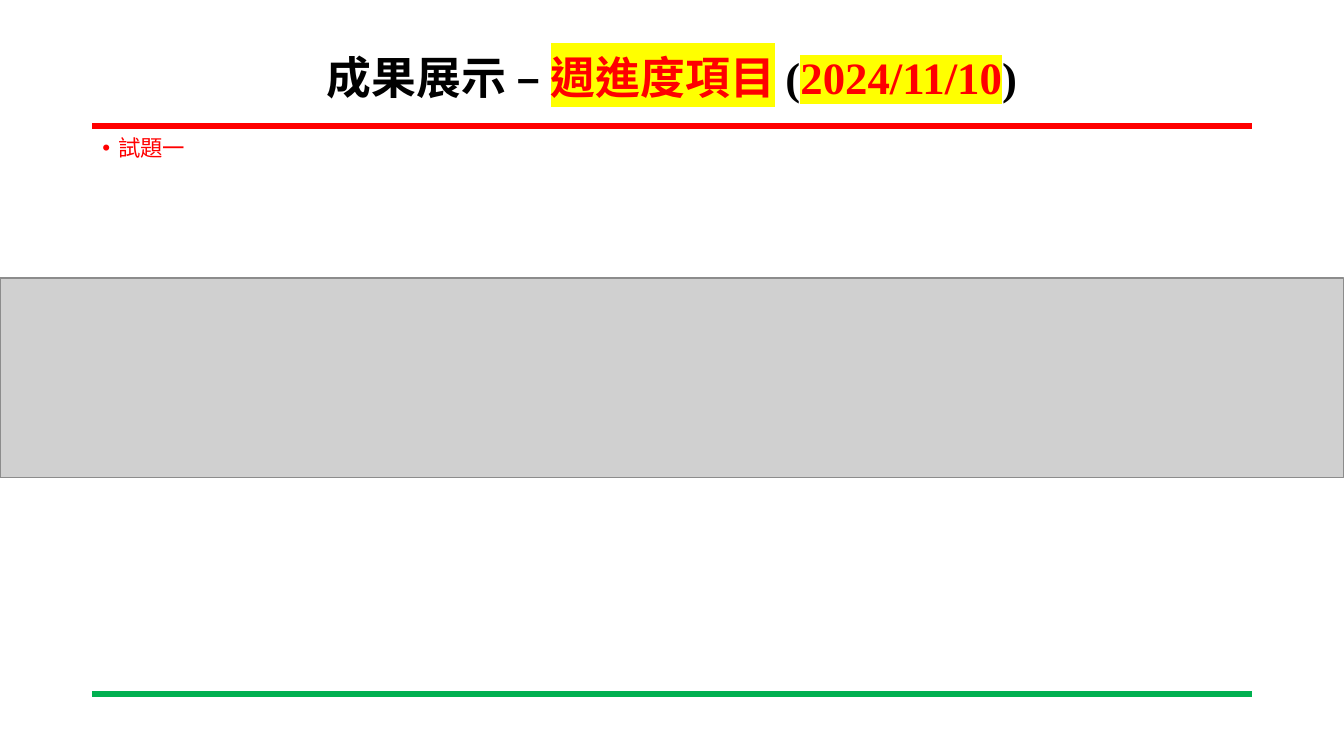
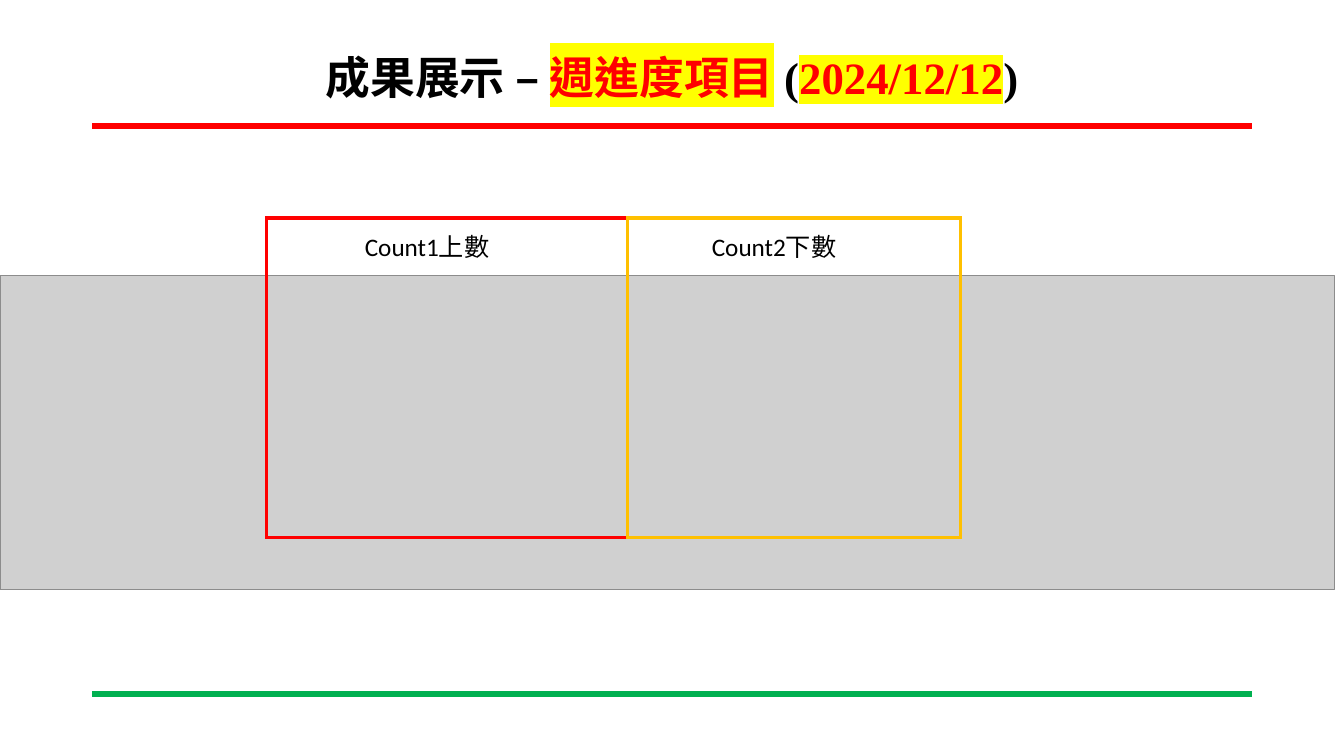
Before and after one commit to wsy0331/SOC-Lab, a slide deck: slide 12 of 專案進度報告_吳紹郁_20241213.pptx (slide 16 before the commit). Drawn at 1344x756 pixels with LibreOffice and Linux fonts; fonts in the diff are those of the drawing; grey boxes stand for pictures; background and template pictures are left out. Boxes give left, top, right and bottom in pixels: in the first picture for what was removed or moved away, otherwise in the second. Text is boxed around its words. In the diff, an @@ line names an element or a change of style, - is before the commit and + after.

```diff
--- a/專案進度報告_吳紹郁_20241213.pptx
+++ b/專案進度報告_吳紹郁_20241213.pptx
@@ title at (x1=326, y1=55, x2=1018, y2=104): text changed @@
-成果展示 – 週進度項目 (2024/11/10)
+成果展示 – 週進度項目 (2024/12/12)
@@ text removed at (x1=118, y1=137, x2=185, y2=158) @@
-• 試題一
@@ rectangle added at (x1=266, y1=218, x2=627, y2=537), outline #FF0000 2.25 pt @@
@@ text added at (x1=365, y1=236, x2=490, y2=258), 18 pt, text #000000 @@
+Count1上數
@@ rectangle added at (x1=627, y1=218, x2=960, y2=537), outline #FFC000 2.25 pt @@
@@ text added at (x1=712, y1=236, x2=837, y2=258), 18 pt, text #000000 @@
+Count2下數
@@ picture resized from (x1=0, y1=278, x2=1344, y2=478) to (x1=0, y1=276, x2=1335, y2=590) @@
```
Also in this commit, not shown: 11 other slides changed, 2 slides added, 7 slides removed.
